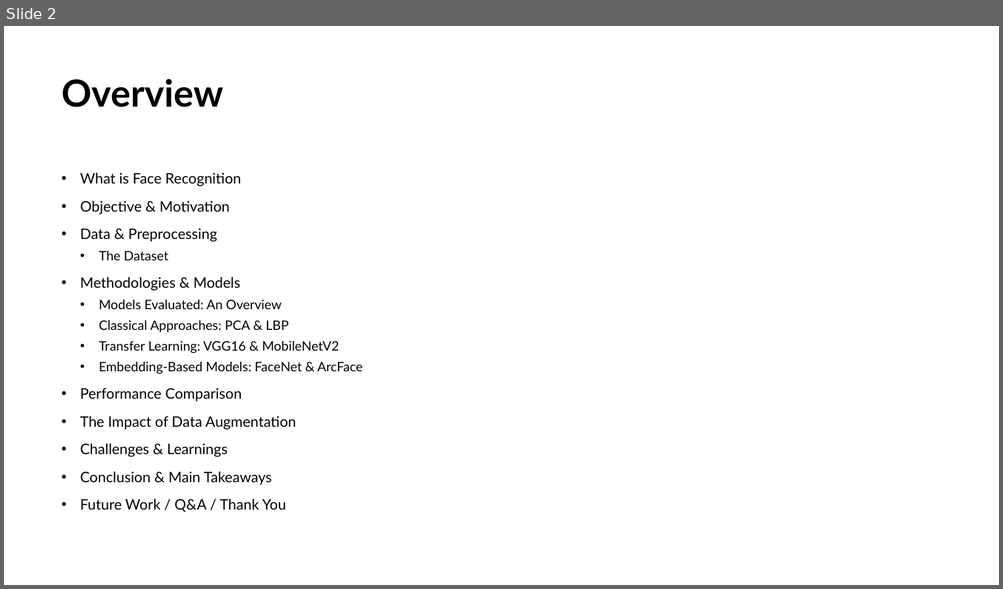
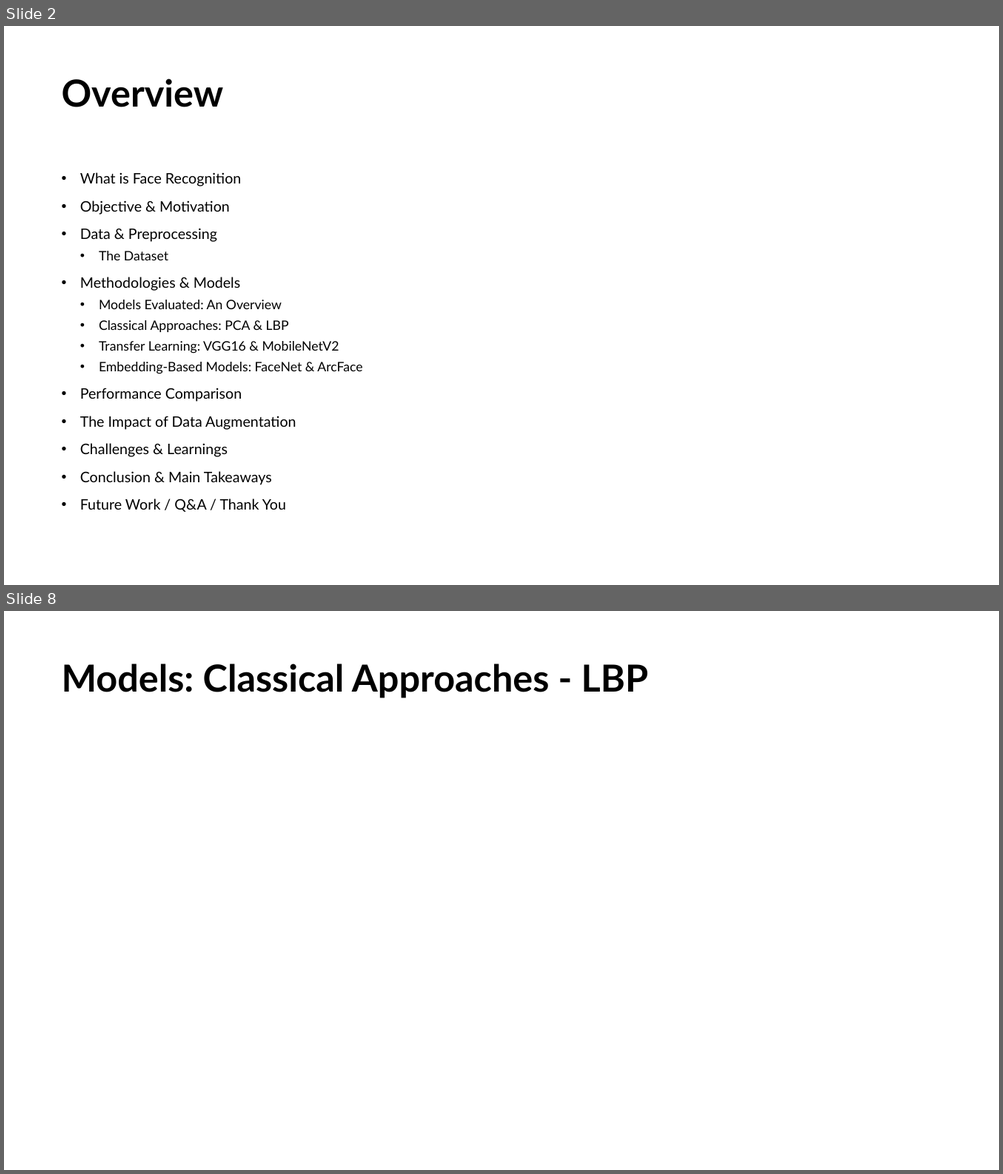
Before and after one commit to JackGraymer/Face-Recognition, a slide deck: Face Reconition Presentation_v2.pptx. Shown one above the other, each under a label of ours: slide 2 before the commit, slides 2 and 8 after it; the slides between them are not shown. The pictures are 1003x589 and 1003x1174 pixels, drawn with LibreOffice and Linux fonts; fonts in the diff are those of the drawing. Boxes give left, top, right and bottom in pixels: in the first picture for what was removed or moved away, otherwise in the second. Text is boxed around its words. In the diff, an @@ line names an element or a change of style, - is before the commit and + after.

```diff
--- a/Face Reconition Presentation_v2.pptx
+++ b/Face Reconition Presentation_v2.pptx
@@ slide 8 added at <box>4,611,999,1170</box>, background #FFFFFF @@
@@ title added at <box>62,664,649,698</box>, 36 pt, text #000000, bold @@
+Models: Classical Approaches - LBP
```
Also in this commit, not shown: 11 other slides added, 1 other file.
